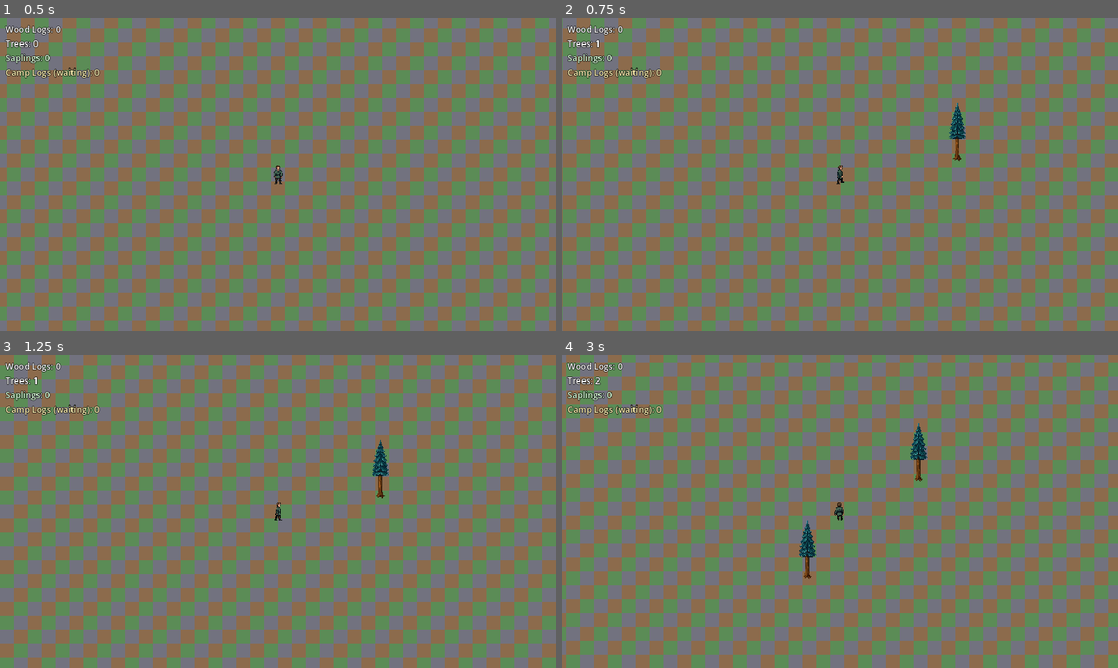
Above: before the commit, frames 1-4 (two rows, left to right).
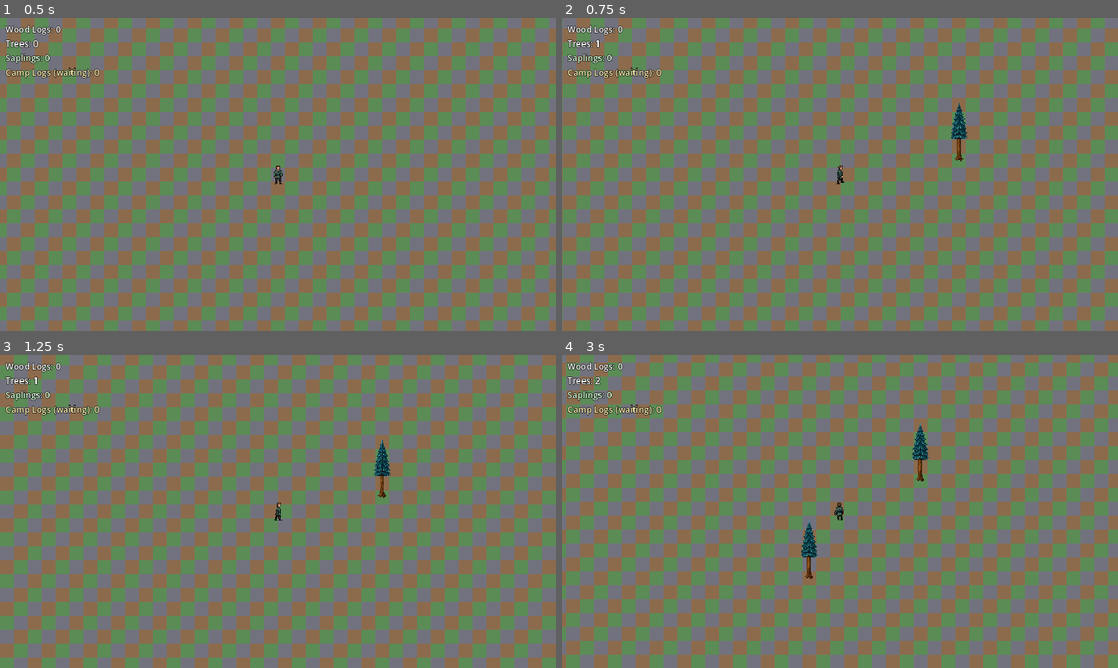
Above: after the commit, the same moments.

Repository: mcchesneyjg-max/Test-Gamer
Game: Godot game, scene res://main.tscn
Same seed, same stepped clock (60 frames per second), same inputs: the game is played once before the commit and once after it.
Inputs (mouse positions are in pixels of both pictures, inside the frame that each line leads up to):
- Up to frame 1 (0.5 s): no input
- Up to frame 2 (0.75 s): tap Enter at 0.5 s; move the mouse to (962, 158) at 0.52 s; hold D (move_right) from 0.53 s (still down); tap T at 0.6 s; click (962, 158) at 0.67 s
- Up to frame 3 (1.25 s): keep holding D (move_right)
- Up to frame 4 (3 s): move the mouse to (728, 527) at 1.27 s; release D (move_right) at 1.28 s; hold S (move_down) 1.28-2.03 s; tap T at 1.35, 2.1, 2.85 s; move the mouse to (895, 442) at 2.02 s; hold D (move_right) 2.03-2.78 s; move the mouse to (812, 574) at 2.77 s; hold W (move_up) from 2.78 s (still down); click (812, 574) at 2.92 s

Frame 1 is identical in both runs. In frame 2, 0.2% of the frame differs, in the area x 69-73%, y 27-46%; in frame 3, 0.2%; in frame 4, 0.5%, in the area x 42-66%, y 21-72%.

Commit message:
Fix tree jumping left when chop animation starts
PR #75 regressed chop alignment by reloading frames and recalculating
the trunk anchor when begin_axe_strike() runs. Lock the anchor once at
tree init, cache the sprite offset, and stop reloading frames on chop
start. Revert bottom-row trunk detection that shifted the anchor.

Co-authored-by: mcchesneyjg-max <mcchesneyjg-max@users.noreply.github.com>

Diff:
--- a/game/scripts/character_walk.gd
+++ b/game/scripts/character_walk.gd
@@ -372,17 +372,6 @@
 		var fallback_size := texture.get_size()
 		return Vector2(fallback_size.x * 0.5, fallback_size.y)
 
-	var bottom_row := max_y
-	var row_min_x := width
-	var row_max_x := -1
-	for x in range(width):
-		if image.get_pixel(x, bottom_row).a > 0.04:
-			row_min_x = mini(row_min_x, x)
-			row_max_x = maxi(row_max_x, x)
-
-	if row_max_x >= 0:
-		return Vector2((row_min_x + row_max_x) * 0.5, bottom_row)
-
 	return Vector2((min_x + max_x) * 0.5, max_y)
 
 static func _update_waiting(sprite: AnimatedSprite2D, delta: float) -> void:
--- a/game/scripts/mature_tree.gd
+++ b/game/scripts/mature_tree.gd
@@ -37,7 +37,9 @@
 var _axe_strike_frames: Array[Texture2D] = []
 var _fall_frames: Array[Texture2D] = []
 var _sprite_anchor: Vector2 = Vector2.ZERO
+var _sprite_offset: Vector2 = Vector2.ZERO
 var _fall_sprite_offset: Vector2 = Vector2.ZERO
+var _anchor_initialized: bool = false
 var _axe_strike_active: bool = false
 var _fall_active: bool = false
 var _axe_strike_elapsed: float = 0.0
@@ -96,11 +98,7 @@
 	return _fall_active
 
 func begin_axe_strike() -> void:
-	if _fall_active:
-		return
-	_load_axe_strike_frames()
-	if _axe_strike_frames.is_empty():
-		push_warning("MatureTree: cannot play axe strike — no frames loaded")
+	if _fall_active or _axe_strike_frames.is_empty():
 		return
 	_axe_strike_active = true
 	_axe_strike_elapsed = 0.0
@@ -124,7 +122,7 @@
 
 	_fall_active = true
 	_fall_elapsed = 0.0
-	_fall_sprite_offset = _sprite.position
+	_fall_sprite_offset = _sprite_offset
 	_set_tree_texture(_fall_frames[0])
 	_update_chop_foreground()
 	print("MatureTree: started fall animation (%d frames)" % _fall_frames.size())
@@ -147,6 +145,9 @@
 	return taken
 
 func _load_axe_strike_frames() -> void:
+	if not _axe_strike_frames.is_empty():
+		return
+
 	_axe_strike_frames = CharacterWalk.load_png_sequence_from_candidates(
 		AXE_STRIKE_ROOT_CANDIDATES,
 		AXE_STRIKE_PREFIXES,
@@ -158,17 +159,19 @@
 			% ", ".join(AXE_STRIKE_ROOT_CANDIDATES)
 		)
 		_static_texture = _sprite.texture
+		_initialize_sprite_anchor(_sprite.texture)
 		if _sprite.texture:
-			_sprite_anchor = _quantize_anchor(CharacterWalk.get_texture_trunk_base(_sprite.texture))
 			_set_tree_texture(_sprite.texture)
 		return
 
 	_static_texture = _axe_strike_frames[0]
-	_sprite_anchor = _quantize_anchor(CharacterWalk.get_texture_trunk_base(_static_texture))
-	if not _axe_strike_active and not _fall_active:
-		_set_tree_texture(_static_texture)
+	_initialize_sprite_anchor(_static_texture)
+	_set_tree_texture(_static_texture)
 
 func _load_fall_frames() -> void:
+	if not _fall_frames.is_empty():
+		return
+
 	_fall_frames = CharacterWalk.load_png_sequence_from_candidates(
 		FALL_ANIMATION_ROOT_CANDIDATES,
 		FALL_ANIMATION_PREFIXES,
@@ -180,6 +183,13 @@
 			% ", ".join(FALL_ANIMATION_ROOT_CANDIDATES)
 		)
 
+func _initialize_sprite_anchor(texture: Texture2D) -> void:
+	if _anchor_initialized or texture == null:
+		return
+	_sprite_anchor = CharacterWalk.get_texture_trunk_base(texture)
+	_sprite_offset = -_sprite_anchor
+	_anchor_initialized = true
+
 func _advance_fall_animation(delta: float) -> void:
 	if _fall_frames.is_empty():
 		_finish_fall_animation()
@@ -220,9 +230,7 @@
 	_foreground_sprite.visible = _chopper != null and not _fall_active
 
 func _set_tree_texture(texture: Texture2D) -> void:
-	var sprite_offset := _quantize_sprite_offset(-_sprite_anchor)
-	if _fall_active:
-		sprite_offset = _quantize_sprite_offset(_fall_sprite_offset)
+	var sprite_offset := _fall_sprite_offset if _fall_active else _sprite_offset
 
 	_sprite.centered = false
 	_sprite.position = sprite_offset
@@ -238,9 +246,3 @@
 	_foreground_sprite.centered = false
 	_foreground_sprite.position = sprite_offset
 	_foreground_sprite.texture = texture
-
-func _quantize_sprite_offset(offset: Vector2) -> Vector2:
-	return Vector2(round(offset.x), round(offset.y))
-
-func _quantize_anchor(anchor: Vector2) -> Vector2:
-	return Vector2(round(anchor.x), round(anchor.y))
